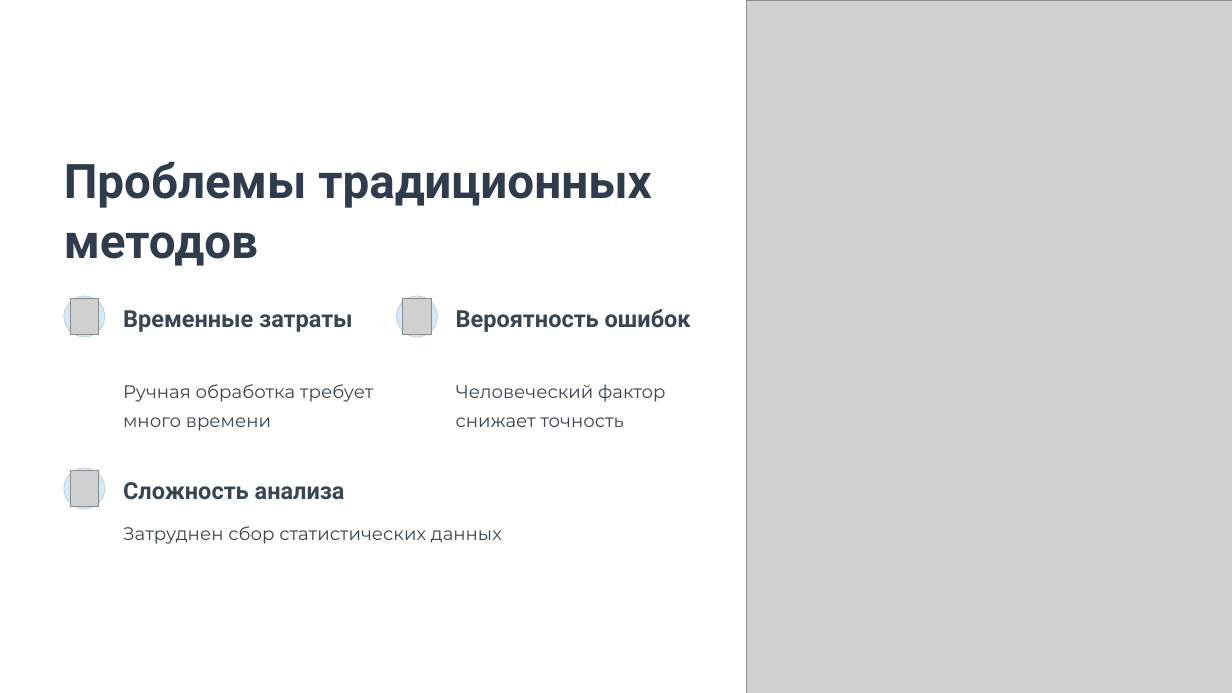
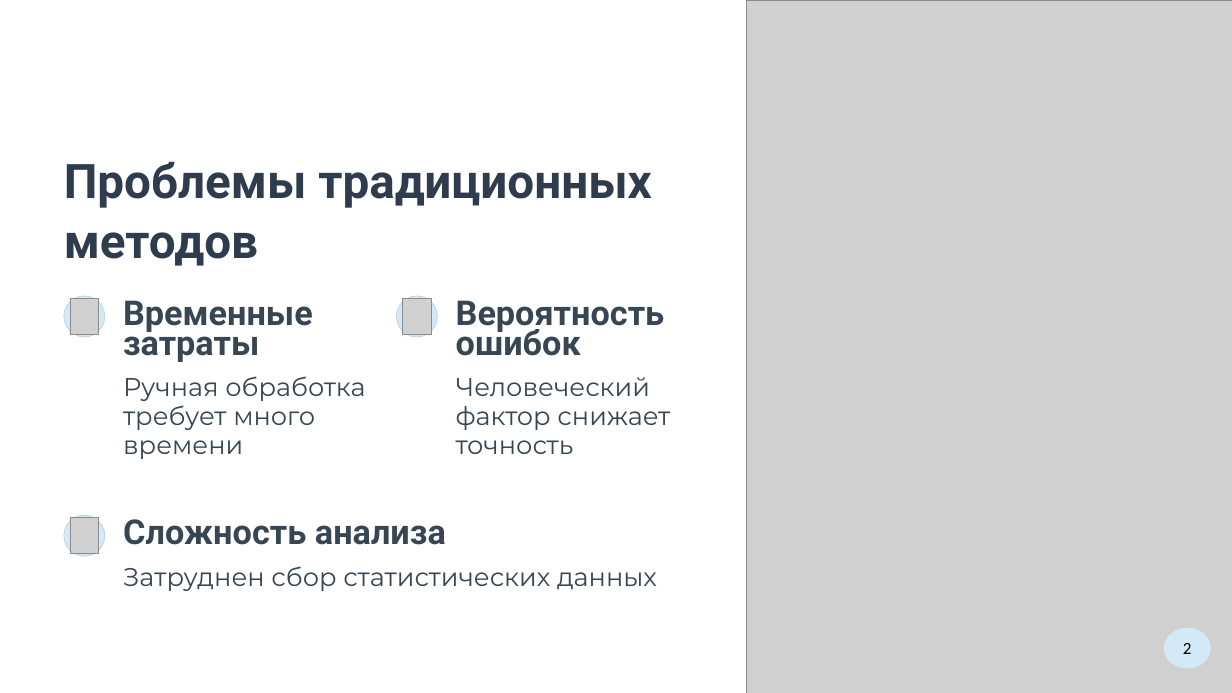
Before and after one commit to dizmortus/PerformanceAccounting, a slide deck: slide 2 of файлы/Высоцкий.pptx. Drawn at 1232x693 pixels with LibreOffice and Linux fonts; fonts in the diff are those of the drawing; grey boxes stand for pictures; background and template pictures are left out. Boxes give left, top, right and bottom in pixels: in the first picture for what was removed or moved away, otherwise in the second. Text is boxed around its words. In the diff, an @@ line names an element or a change of style, - is before the commit and + after.

```diff
--- a/файлы/Высоцкий.pptx
+++ b/файлы/Высоцкий.pptx
@@ 2 texts, 1 picture, 1 rounded rectangle: place and size @@
-2 texts, 1 picture, 1 rounded rectangle at <box>64,468,502,544</box>
+2 texts, 1 picture, 1 rounded rectangle at <box>64,515,657,591</box>
@@ size 22 to 32 pt in 3 elements at <box>123,300,313,362</box>, <box>456,300,665,356</box>, <box>123,519,446,545</box> @@
@@ size 17 to 24 pt in 3 elements at <box>123,376,365,459</box>, <box>456,377,670,454</box>, <box>123,566,657,591</box> @@
@@ ellipse added at <box>1164,628,1211,668</box>, fill #D4E9F7, 16 pt, text #000000 @@
+2
```
Also in this commit, not shown: 6 other slides changed, 3 slides added, 2 slides removed, 6 other files.
